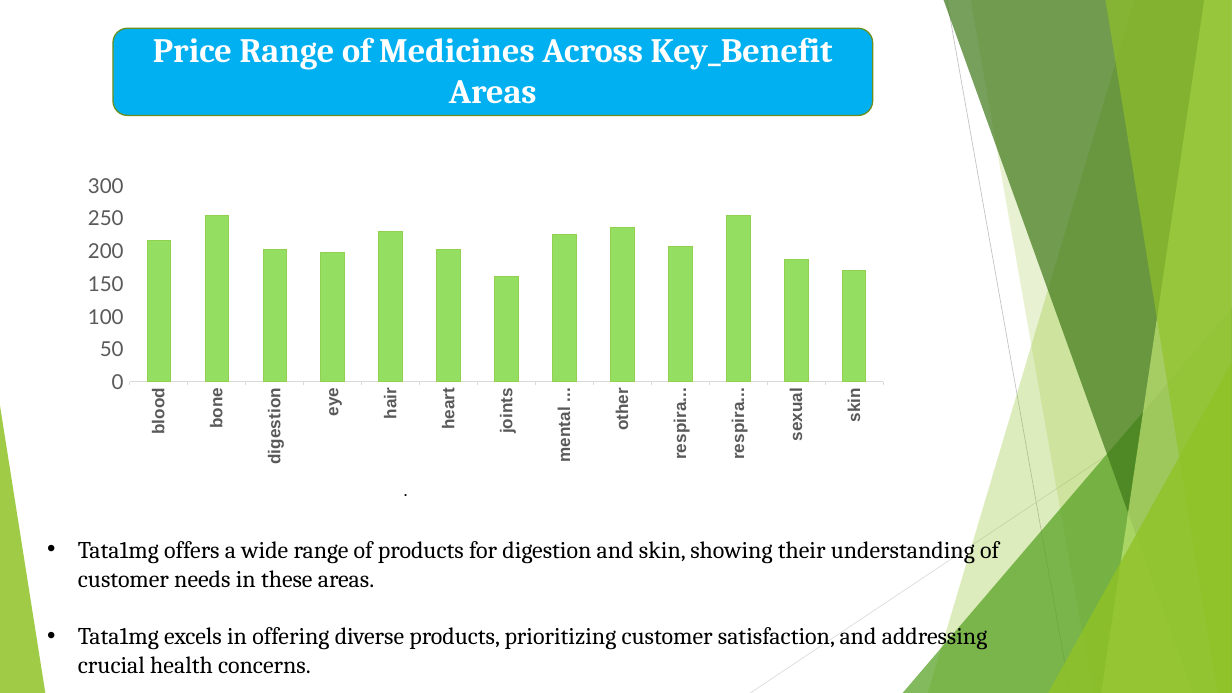
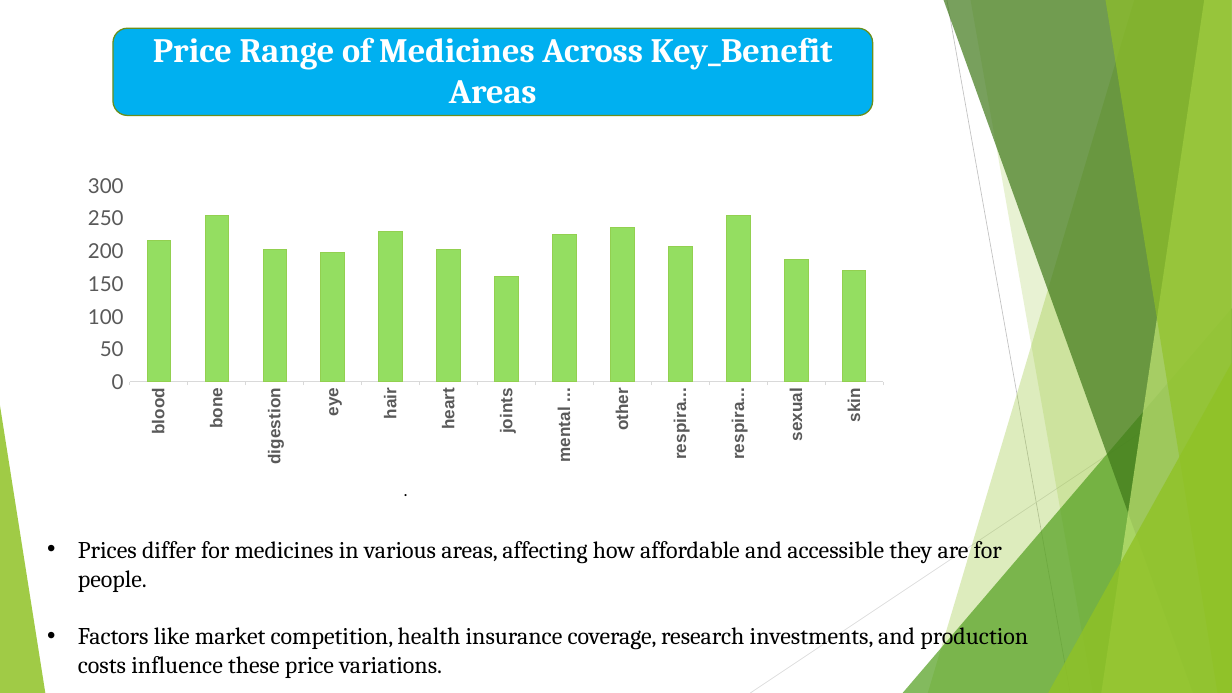
Before and after one commit to MaasahebbiUstad/1mg-Homeopathy-Data-Analysis, a slide deck: slide 9 of 1mg_Homoepathy_ppt.pptx. Drawn at 1232x693 pixels with LibreOffice and Linux fonts; fonts in the diff are those of the drawing. Boxes give left, top, right and bottom in pixels: in the first picture for what was removed or moved away, otherwise in the second. Text is boxed around its words. In the diff, an @@ line names an element or a change of style, - is before the commit and + after.

```diff
--- a/1mg_Homoepathy_ppt.pptx
+++ b/1mg_Homoepathy_ppt.pptx
@@ text at (x1=78, y1=541, x2=1028, y2=678): text changed @@
-• Tata1mg offers a wide range of products for digestion and skin, showing their understanding of customer needs in these areas.
-• Tata1mg excels in offering diverse products, prioritizing customer satisfaction, and addressing crucial health concerns.
+• Prices differ for medicines in various areas, affecting how affordable and accessible they are for people.
+• Factors like market competition, health insurance coverage, research investments, and production costs influence these price variations.
```
Also in this commit, not shown: 7 other slides changed, 2 slides added.
